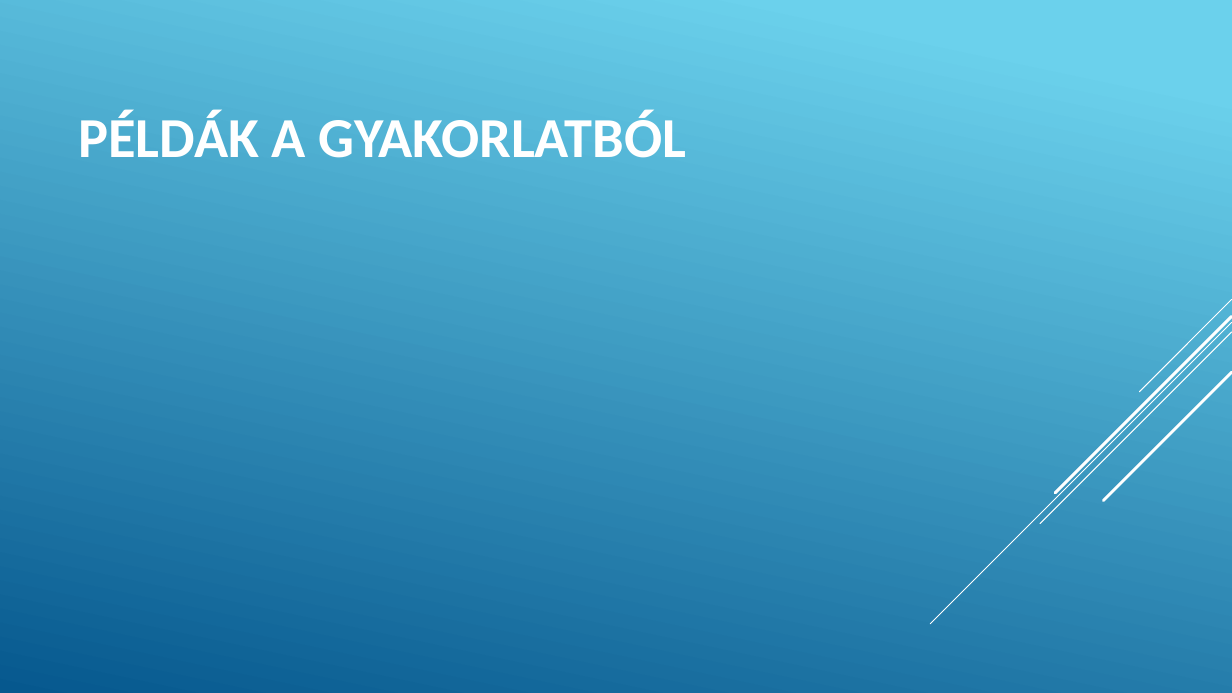
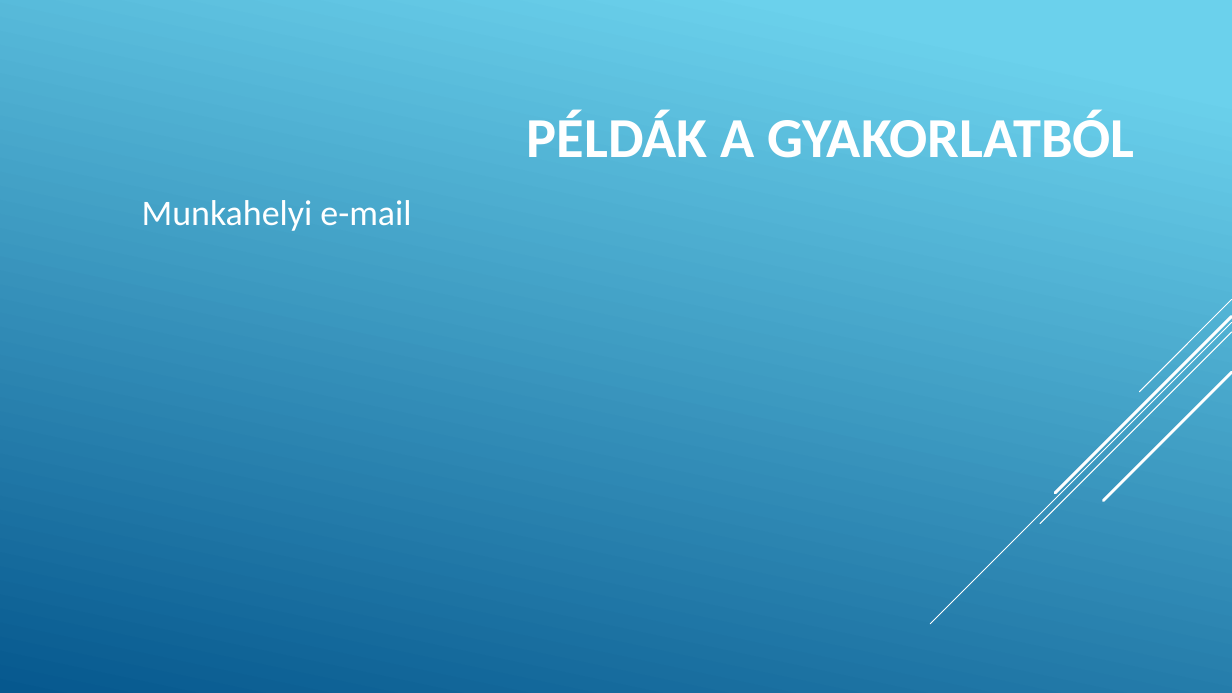
Before and after one commit to halasznoel/13.o, a slide deck: slide 3 of IT (VK)/Zsarolóvírus (ransomware).pptx. Drawn at 1232x693 pixels with LibreOffice and Linux fonts; fonts in the diff are those of the drawing. Boxes give left, top, right and bottom in pixels: in the first picture for what was removed or moved away, otherwise in the second. Text is boxed around its words. In the diff, an @@ line names an element or a change of style, - is before the commit and + after.

```diff
--- a/IT (VK)/Zsarolóvírus (ransomware).pptx
+++ b/IT (VK)/Zsarolóvírus (ransomware).pptx
@@ title "PÉLDÁK A GYAKORLATBÓL": place and size @@
-title "PÉLDÁK A GYAKORLATBÓL" at bbox=[78, 110, 686, 158]
+title "PÉLDÁK A GYAKORLATBÓL" at bbox=[527, 110, 1134, 158]
@@ title "PÉLDÁK A GYAKORLATBÓL" at bbox=[527, 110, 1134, 158]: alignment left to right @@
@@ text added at bbox=[142, 200, 411, 231], 28 pt, text #FFFFFF @@
+Munkahelyi e-mail
```
Also in this commit, not shown: 2 other files.
